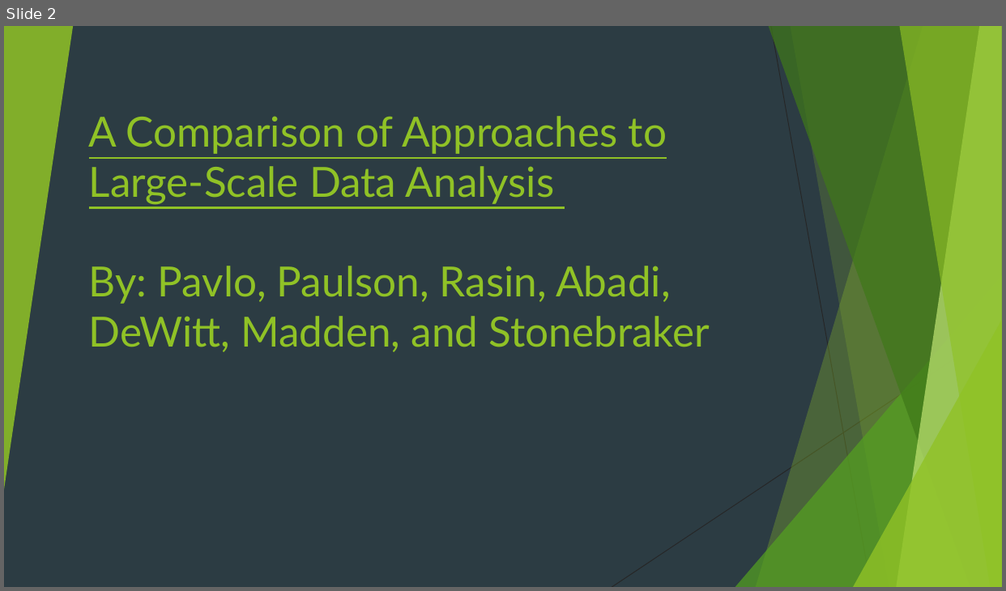
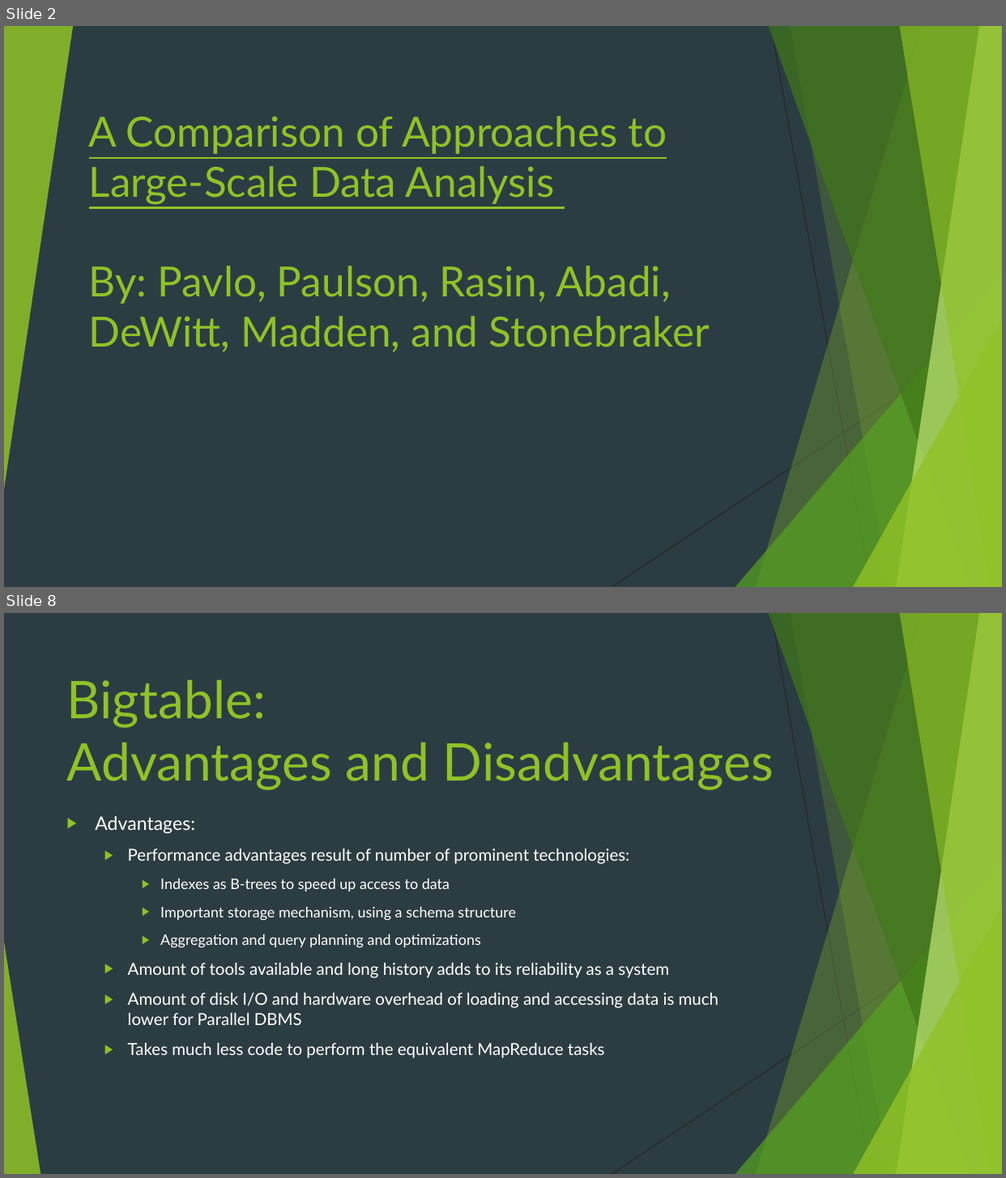
Before and after one commit to AndrewBaran/Database-Management, a slide deck: Big Data/Bigtable Presentation.pptx. Shown one above the other, each under a label of ours: slide 2 before the commit, slides 2 and 8 after it; the slides between them are not shown. The pictures are 1006x591 and 1006x1178 pixels, drawn with LibreOffice and Linux fonts; fonts in the diff are those of the drawing. Boxes give left, top, right and bottom in pixels: in the first picture for what was removed or moved away, otherwise in the second. Text is boxed around its words. In the diff, an @@ line names an element or a change of style, - is before the commit and + after.

```diff
--- a/Big Data/Bigtable Presentation.pptx
+++ b/Big Data/Bigtable Presentation.pptx
@@ slide 8 added at [4, 613, 1002, 1174], background #2C3C43; not listed: 9 template elements that a slide beside it also shows @@
@@ title added at [67, 680, 774, 790], 50 pt, text #90C226 @@
+Bigtable:
+Advantages and Disadvantages
@@ text added at [95, 816, 718, 1059], 16 pt, text #FFFFFF @@
+▶ Advantages:
+  ▶ Performance advantages result of number of prominent technologies:
+    ▶ Indexes as B-trees to speed up access to data
+    ▶ Important storage mechanism, using a schema structure
+    ▶ Aggregation and query planning and optimizations
+  ▶ Amount of tools available and long history adds to its reliability as a system
+  ▶ Amount of disk I/O and hardware overhead of loading and accessing data is much lower for Parallel DBMS
+  ▶ Takes much less code to perform the equivalent MapReduce tasks
@@ triangle added at [4, 942, 40, 1174], fill #90C226 at 85% opacity @@
```
Also in this commit, not shown: 3 slides changed, 3 other slides added, 1 other file.
